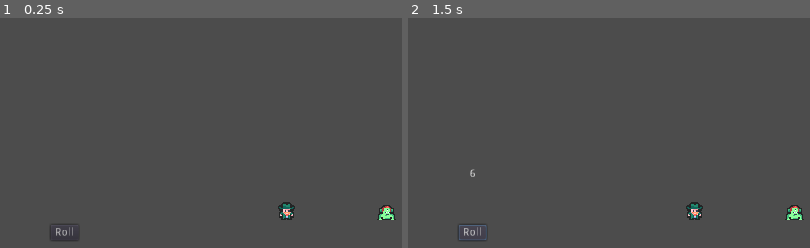
Above: before the commit, frames 1-2 (left to right).
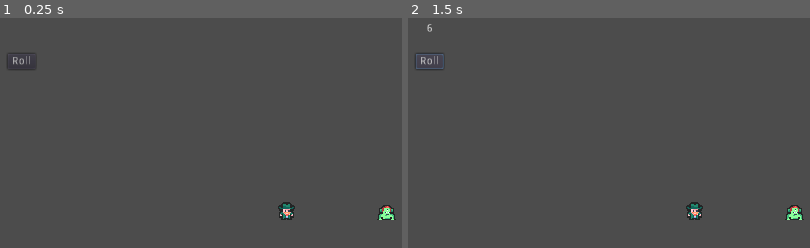
Above: after the commit, the same moments.

Repository: DiamondWarrior2006/GMTK-gamejam-2022
Game: Godot game, scene res://Scenes/test.tscn
Same seed, same stepped clock (60 frames per second), same inputs: the game is played once before the commit and once after it.
Inputs:
- Up to frame 1 (0.25 s): no input
- Up to frame 2 (1.5 s): click "Roll" at 0.5 s; click "Roll" at 1.25 s

The runs differ from the first frame. In frame 1, 0.2% of the frame differs, in the area x 1-20%, y 15-97%; in frame 2, 0.5%, in the area x 1-20%, y 2-97%.

Commit message:
added title screen and ui

Diff:
--- /dev/null
+++ b/Scenes/LevelSelect.tscn
@@ -0,0 +1,124 @@
+[gd_scene load_steps=4 format=2]
+
+[ext_resource path="res://Tileset/TitleScreen.tres" type="TileSet" id=1]
+[ext_resource path="res://Fonts/yoster.ttf" type="DynamicFontData" id=2]
+
+[sub_resource type="DynamicFont" id=1]
+size = 22
+extra_spacing_top = 3
+font_data = ExtResource( 2 )
+
+[node name="LevelSelect" type="Control"]
+anchor_right = 1.0
+anchor_bottom = 1.0
+
+[node name="TileMap" type="TileMap" parent="."]
+tile_set = ExtResource( 1 )
+cell_size = Vector2( 32, 32 )
+format = 1
+tile_data = PoolIntArray( 0, 1, 0, 1, 0, 0, 2, 1, 0, 3, 2, 0, 4, 1, 0, 5, 0, 0, 6, 1, 0, 65536, 2, 0, 65537, 1, 0, 65538, 2, 0, 65539, 1, 0, 65540, 0, 0, 65541, 1, 0, 65542, 0, 0, 131072, 1, 0, 131073, 0, 0, 131074, 1, 0, 131075, 0, 0, 131076, 1, 0, 131077, 0, 0, 131078, 1, 0, 196608, 0, 0, 196609, 1, 0, 196610, 2, 0, 196611, 1, 0, 196612, 0, 0, 196613, 1, 0, 196614, 2, 0, 262144, 1, 0, 262145, 0, 0, 262146, 1, 0, 262147, 0, 0, 262148, 1, 0, 262149, 0, 0, 262150, 1, 0, 327680, 2, 0, 327681, 1, 0, 327682, 0, 0, 327683, 1, 0, 327684, 2, 0, 327685, 1, 0, 327686, 0, 0, 393216, 1, 0, 393217, 2, 0, 393218, 1, 0, 393219, 0, 0, 393220, 1, 0, 393221, 0, 0, 393222, 1, 0 )
+
+[node name="RichTextLabel" type="RichTextLabel" parent="."]
+margin_left = 31.0
+margin_top = 34.0
+margin_right = 193.0
+margin_bottom = 64.0
+custom_colors/default_color = Color( 1, 0.666667, 0.431373, 1 )
+custom_fonts/normal_font = SubResource( 1 )
+bbcode_enabled = true
+bbcode_text = "[color=#ffaa6e][wave amp=30 freq=5]Level Select"
+text = "Level Select"
+fit_content_height = true
+
+[node name="GridContainer" type="GridContainer" parent="."]
+margin_left = 63.0
+margin_top = 93.0
+margin_right = 174.0
+margin_bottom = 201.0
+size_flags_horizontal = 0
+size_flags_vertical = 0
+columns = 3
+
+[node name="Button" type="Button" parent="GridContainer"]
+margin_right = 20.0
+margin_bottom = 20.0
+size_flags_horizontal = 2
+size_flags_vertical = 2
+text = "1"
+flat = true
+
+[node name="Button2" type="Button" parent="GridContainer"]
+margin_left = 38.0
+margin_right = 58.0
+margin_bottom = 20.0
+size_flags_horizontal = 2
+size_flags_vertical = 2
+text = "2"
+flat = true
+
+[node name="Button3" type="Button" parent="GridContainer"]
+margin_left = 76.0
+margin_right = 96.0
+margin_bottom = 20.0
+size_flags_horizontal = 2
+size_flags_vertical = 2
+text = "3"
+flat = true
+
+[node name="Button4" type="Button" parent="GridContainer"]
+margin_top = 37.0
+margin_right = 20.0
+margin_bottom = 57.0
+size_flags_horizontal = 2
+size_flags_vertical = 2
+text = "4"
+flat = true
+
+[node name="Button5" type="Button" parent="GridContainer"]
+margin_left = 38.0
+margin_top = 37.0
+margin_right = 58.0
+margin_bottom = 57.0
+size_flags_horizontal = 2
+size_flags_vertical = 2
+text = "5"
+flat = true
+
+[node name="Button6" type="Button" parent="GridContainer"]
+margin_left = 76.0
+margin_top = 37.0
+margin_right = 96.0
+margin_bottom = 57.0
+size_flags_horizontal = 2
+size_flags_vertical = 2
+text = "6"
+flat = true
+
+[node name="Button7" type="Button" parent="GridContainer"]
+margin_top = 74.0
+margin_right = 20.0
+margin_bottom = 94.0
+size_flags_horizontal = 2
+size_flags_vertical = 2
+text = "7"
+flat = true
+
+[node name="Button8" type="Button" parent="GridContainer"]
+margin_left = 38.0
+margin_top = 74.0
+margin_right = 58.0
+margin_bottom = 94.0
+size_flags_horizontal = 2
+size_flags_vertical = 2
+text = "8"
+flat = true
+
+[node name="Button9" type="Button" parent="GridContainer"]
+margin_left = 76.0
+margin_top = 74.0
+margin_right = 96.0
+margin_bottom = 94.0
+size_flags_horizontal = 2
+size_flags_vertical = 2
+text = "9"
+flat = true
--- /dev/null
+++ b/Scenes/TitleScreen.tscn
@@ -0,0 +1,33 @@
+[gd_scene load_steps=4 format=2]
+
+[ext_resource path="res://Tileset/TitleScreen.tres" type="TileSet" id=1]
+[ext_resource path="res://Fonts/yoster.ttf" type="DynamicFontData" id=2]
+
+[sub_resource type="DynamicFont" id=2]
+size = 15
+extra_spacing_top = 11
+font_data = ExtResource( 2 )
+
+[node name="TitleScreen" type="Control"]
+anchor_right = 1.0
+anchor_bottom = 1.0
+
+[node name="TileMap" type="TileMap" parent="."]
+tile_set = ExtResource( 1 )
+cell_size = Vector2( 32, 32 )
+format = 1
+tile_data = PoolIntArray( 0, 1, 0, 1, 0, 0, 2, 1, 0, 3, 0, 0, 4, 1, 0, 5, 2, 0, 6, 1, 0, 65536, 0, 0, 65537, 1, 0, 65538, 2, 0, 65539, 1, 0, 65540, 0, 0, 65541, 1, 0, 65542, 0, 0, 131072, 1, 0, 131073, 0, 0, 131074, 1, 0, 131075, 0, 0, 131076, 1, 0, 131077, 0, 0, 131078, 1, 0, 196608, 0, 0, 196609, 1, 0, 196610, 0, 0, 196611, 1, 0, 196612, 0, 0, 196613, 1, 0, 196614, 2, 0, 262144, 1, 0, 262145, 2, 0, 262146, 1, 0, 262147, 2, 0, 262148, 1, 0, 262149, 0, 0, 262150, 1, 0, 327680, 0, 0, 327681, 1, 0, 327682, 0, 0, 327683, 1, 0, 327684, 0, 0, 327685, 1, 0, 327686, 0, 0, 393216, 1, 0, 393217, 2, 0, 393218, 1, 0, 393219, 0, 0, 393220, 1, 0, 393221, 0, 0, 393222, 1, 0 )
+
+[node name="RichTextLabel" type="RichTextLabel" parent="."]
+anchor_left = 0.169643
+anchor_top = 0.15625
+anchor_right = 0.848214
+anchor_bottom = 0.321429
+custom_fonts/normal_font = SubResource( 2 )
+bbcode_enabled = true
+bbcode_text = "[color=#ffaa6e][wave amp=30 freq=5]Battle of the dice"
+text = "Battle of the dice"
+fit_content_height = true
+__meta__ = {
+"_edit_use_anchors_": true
+}
--- a/Scenes/UI.tscn
+++ b/Scenes/UI.tscn
@@ -8,17 +8,17 @@
 script = ExtResource( 1 )
 
 [node name="Button" type="Button" parent="."]
-margin_left = 66.0
-margin_top = 326.0
-margin_right = 102.0
-margin_bottom = 346.0
+margin_left = 11.0
+margin_top = 107.0
+margin_right = 47.0
+margin_bottom = 127.0
 text = "Roll"
 
 [node name="Label" type="Label" parent="."]
-margin_left = 64.0
-margin_top = 254.0
-margin_right = 104.0
-margin_bottom = 268.0
+margin_left = 9.0
+margin_top = 68.0
+margin_right = 49.0
+margin_bottom = 82.0
 align = 1
 valign = 1
 
--- /dev/null
+++ b/Tileset/TitleScreen.tres
@@ -0,0 +1,57 @@
+[gd_resource type="TileSet" load_steps=3 format=2]
+
+[ext_resource path="res://Sprites/tileset.png" type="Texture" id=1]
+
+[sub_resource type="ConvexPolygonShape2D" id=3]
+points = PoolVector2Array( 0, 0, 0, 32, 0, 0, 32, 0 )
+
+[resource]
+0/name = "tileset.png 0"
+0/texture = ExtResource( 1 )
+0/tex_offset = Vector2( 0, 0 )
+0/modulate = Color( 1, 1, 1, 1 )
+0/region = Rect2( 0, 0, 32, 32 )
+0/tile_mode = 0
+0/occluder_offset = Vector2( 0, 0 )
+0/navigation_offset = Vector2( 0, 0 )
+0/shape_offset = Vector2( 0, 0 )
+0/shape_transform = Transform2D( 1, 0, 0, 1, 0, 0 )
+0/shape_one_way = false
+0/shape_one_way_margin = 0.0
+0/shapes = [  ]
+0/z_index = 0
+1/name = "tileset.png 1"
+1/texture = ExtResource( 1 )
+1/tex_offset = Vector2( 0, 0 )
+1/modulate = Color( 1, 1, 1, 1 )
+1/region = Rect2( 32, 0, 32, 32 )
+1/tile_mode = 0
+1/occluder_offset = Vector2( 0, 0 )
+1/navigation_offset = Vector2( 0, 0 )
+1/shape_offset = Vector2( 0, 0 )
+1/shape_transform = Transform2D( 1, 0, 0, 1, 0, 0 )
+1/shape = SubResource( 3 )
+1/shape_one_way = false
+1/shape_one_way_margin = 1.0
+1/shapes = [ {
+"autotile_coord": Vector2( 0, 0 ),
+"one_way": false,
+"one_way_margin": 1.0,
+"shape": SubResource( 3 ),
+"shape_transform": Transform2D( 1, 0, 0, 1, 0, 0 )
+} ]
+1/z_index = 0
+2/name = "tileset.png 2"
+2/texture = ExtResource( 1 )
+2/tex_offset = Vector2( 0, 0 )
+2/modulate = Color( 1, 1, 1, 1 )
+2/region = Rect2( 0, 32, 32, 32 )
+2/tile_mode = 0
+2/occluder_offset = Vector2( 0, 0 )
+2/navigation_offset = Vector2( 0, 0 )
+2/shape_offset = Vector2( 0, 0 )
+2/shape_transform = Transform2D( 1, 0, 0, 1, 0, 0 )
+2/shape_one_way = false
+2/shape_one_way_margin = 0.0
+2/shapes = [  ]
+2/z_index = 0
Binary file added: Fonts/yoster.ttf
Binary file added: Sprites/tileset.png
Not shown, added: Sprites/tileset.png.import
